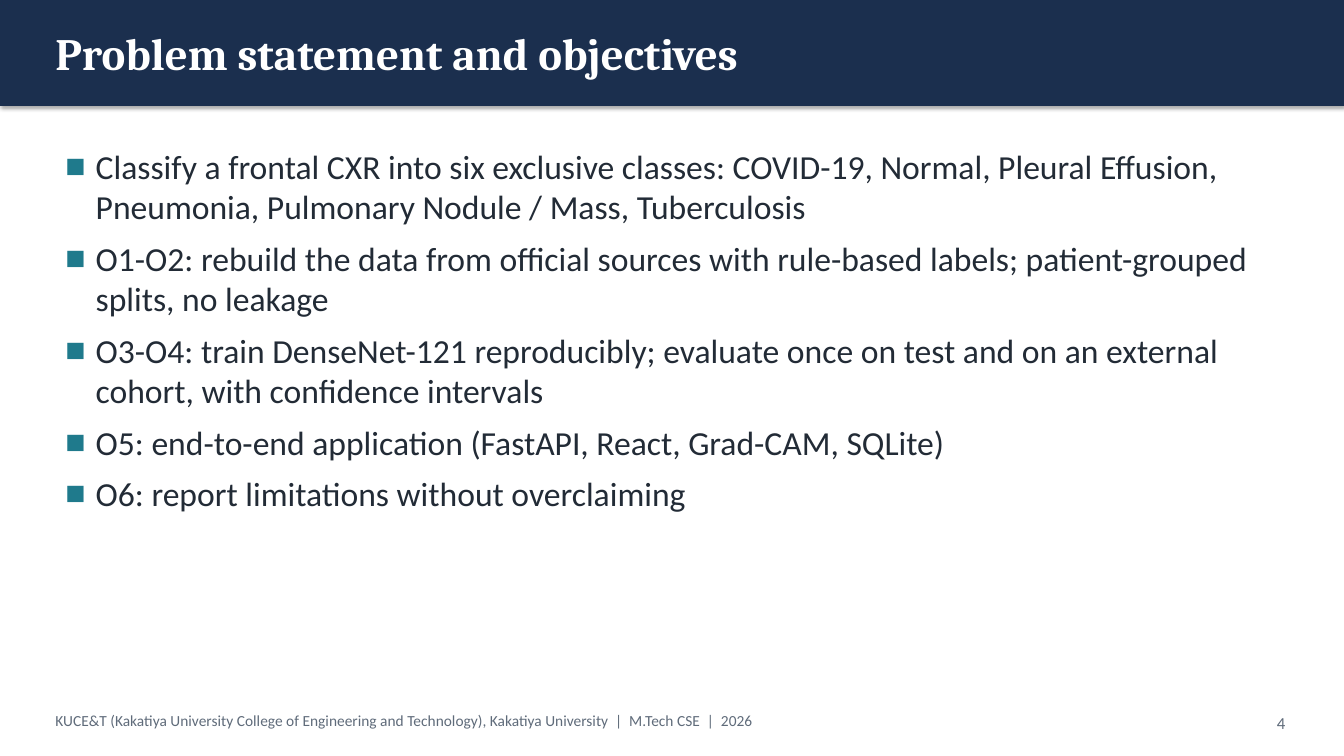
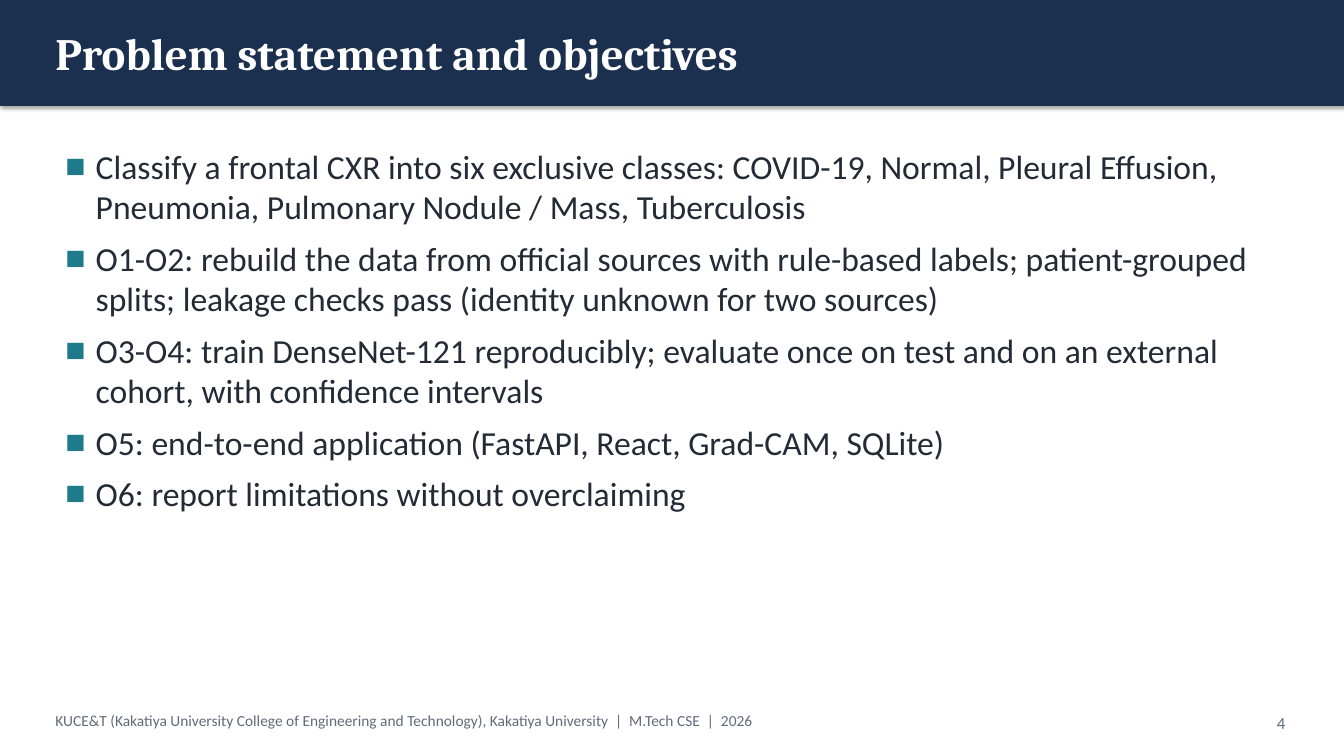
Before and after one commit to KSathwik/Lung_Disease_Detector, a slide deck: slide 4 of docs/presentation/LungAI_MTech_Presentation.pptx. Drawn at 1344x756 pixels with LibreOffice and Linux fonts; fonts in the diff are those of the drawing. Boxes give left, top, right and bottom in pixels: in the first picture for what was removed or moved away, otherwise in the second. Text is boxed around its words. In the diff, an @@ line names an element or a change of style, - is before the commit and + after.

```diff
--- a/docs/presentation/LungAI_MTech_Presentation.pptx
+++ b/docs/presentation/LungAI_MTech_Presentation.pptx
@@ text at [96, 247, 1247, 317]: text changed @@
-■ O1-O2: rebuild the data from official sources with rule-based labels; patient-grouped splits, no leakage
+■ O1-O2: rebuild the data from official sources with rule-based labels; patient-grouped splits; leakage checks pass (identity unknown for two sources)
```
Also in this commit, not shown: 8 other slides changed, 45 other files.
